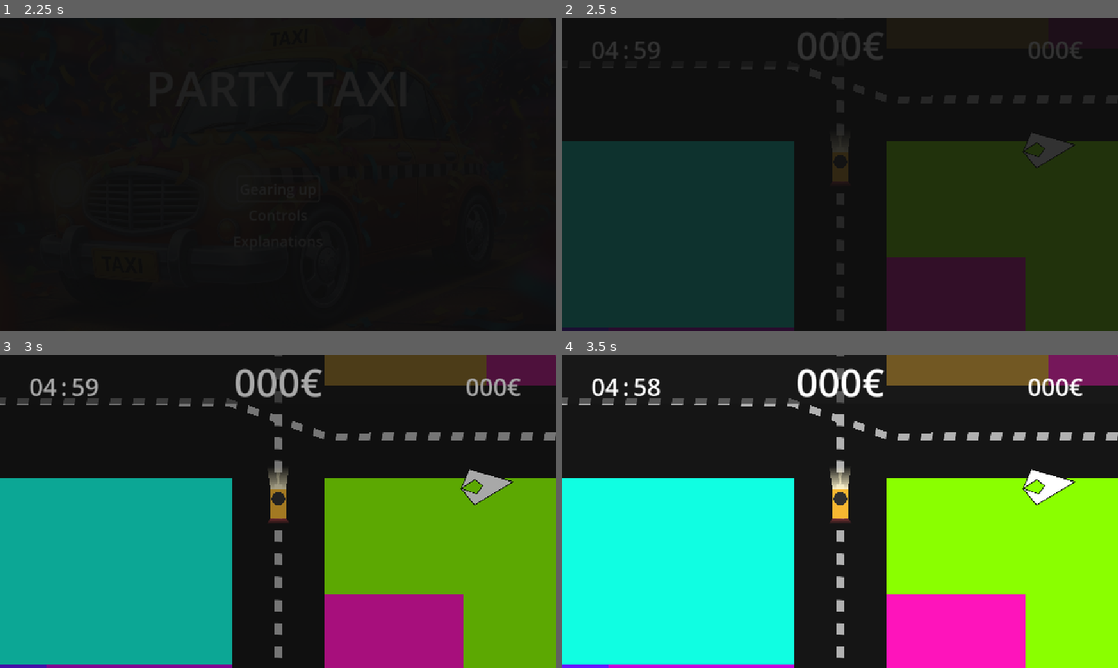
Above: before the commit, frames 1-4 (two rows, left to right).
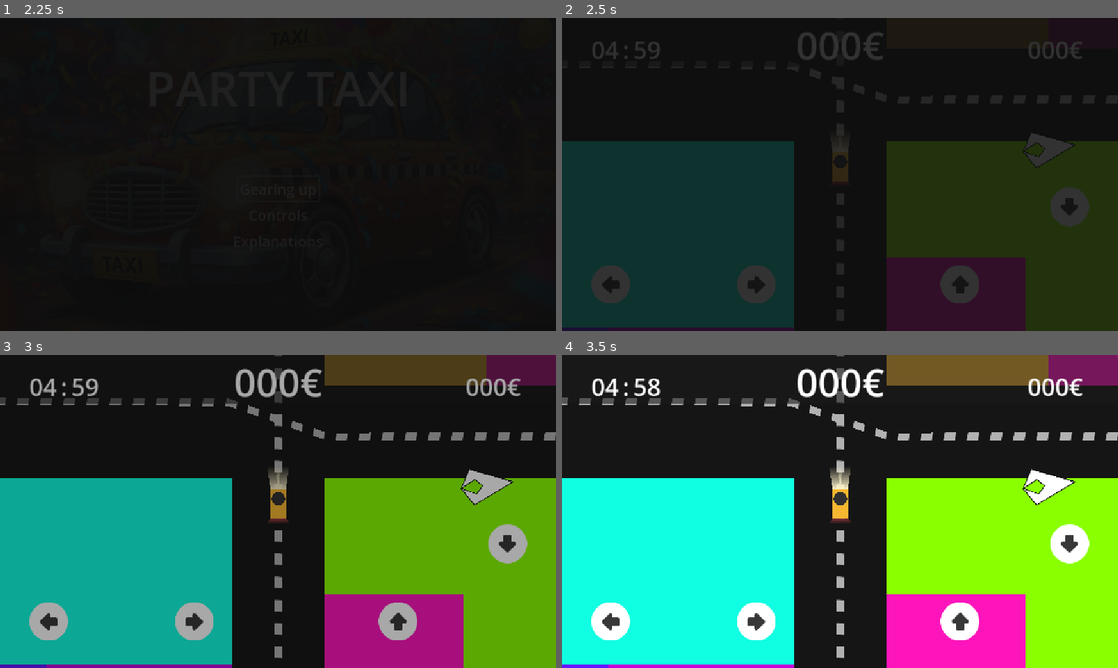
Above: after the commit, the same moments.

Repository: ManuelOteroFernandez/MurallaJam
Game: Godot game, scene res://SceneManager/SceneManager.tscn
Same seed, same stepped clock (60 frames per second), same inputs: the game is played once before the commit and once after it.
Inputs:
- Up to frame 1 (2.25 s): hold D (turn-right) 0.53-1.25 s; click "Gearing up" at 1.25 s; hold S (reverse) from 2.03 s (still down)
- Up to frame 2 (2.5 s): keep holding S (reverse)
- Up to frame 3 (3 s): release S (reverse) at 2.78 s; hold D (turn-right) from 2.78 s (still down)
- Up to frame 4 (3.5 s): keep holding D (turn-right)

Frame 1 is identical in both runs. In frame 2, 2.7% of the frame differs, in the area x 5-95%, y 54-92%; in frame 3, 2.7%; in frame 4, 2.8%.

Commit message:
Project config-> version | max fps | emulate touch mouse

Diff:
--- a/project.godot
+++ b/project.godot
@@ -11,8 +11,10 @@
 [application]
 
 config/name="Partie taxi"
+config/version="1.0.0"
 run/main_scene="uid://bselyc7o5vsy"
 config/features=PackedStringArray("4.4", "GL Compatibility")
+run/max_fps=60
 config/icon="res://icon.svg"
 
 [autoload]
@@ -58,7 +60,12 @@
 ]
 }
 
+[input_devices]
+
+pointing/emulate_touch_from_mouse=true
+
 [rendering]
 
 renderer/rendering_method="gl_compatibility"
 renderer/rendering_method.mobile="gl_compatibility"
+textures/vram_compression/import_etc2_astc=true
